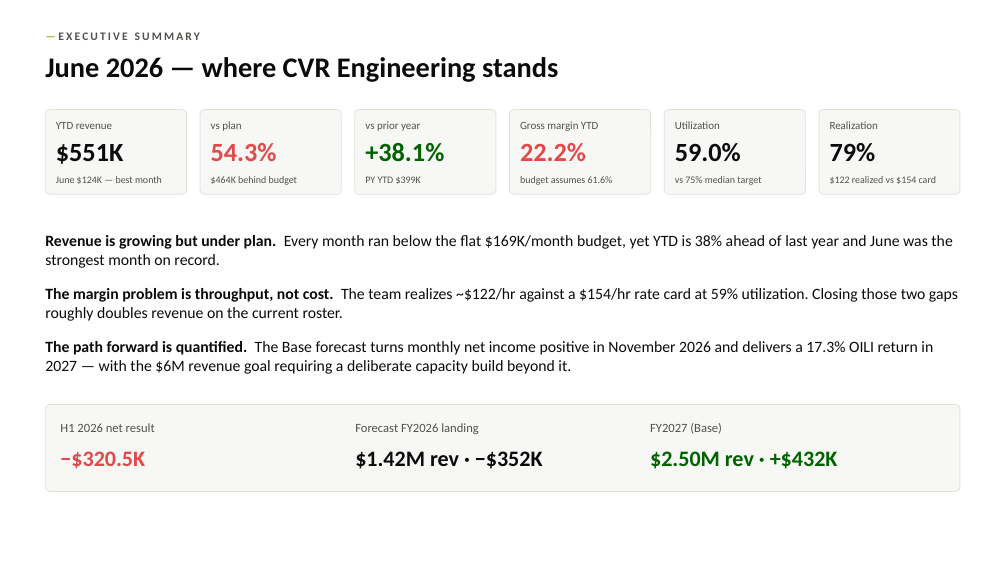
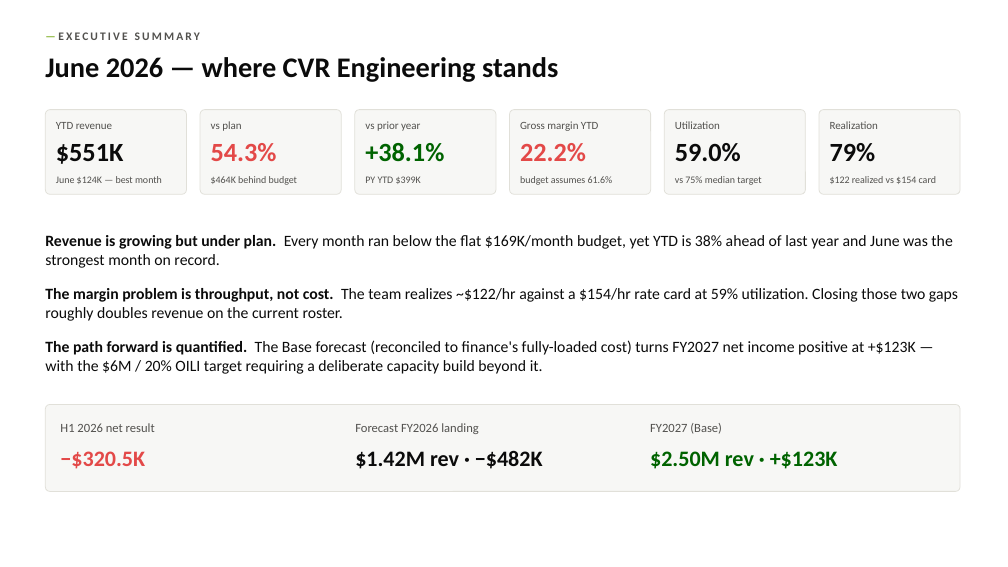
Before and after one commit to codlingjim-debug/CVR---Financial, a slide deck: slide 3 of reports/CVR_Deck_Jun2026.pptx. Drawn at 1008x567 pixels with LibreOffice and Linux fonts; fonts in the diff are those of the drawing. Boxes give left, top, right and bottom in pixels: in the first picture for what was removed or moved away, otherwise in the second. Text is boxed around its words. In the diff, an @@ line names an element or a change of style, - is before the commit and + after.

```diff
--- a/reports/CVR_Deck_Jun2026.pptx
+++ b/reports/CVR_Deck_Jun2026.pptx
@@ text at [45,340,916,374]: text changed @@
-The path forward is quantified. The Base forecast turns monthly net income positive in November 2026 and delivers a 17.3% OILI return in 2027 — with the $6M revenue goal requiring a deliberate capacity build beyond it.
+The path forward is quantified. The Base forecast (reconciled to finance's fully-loaded cost) turns FY2027 net income positive at +$123K — with the $6M / 20% OILI target requiring a deliberate capacity build beyond it.
@@ text at [355,450,543,469]: text changed @@
-$1.42M rev · −$352K
+$1.42M rev · −$482K
@@ text at [650,451,838,469]: text changed @@
-$2.50M rev · +$432K
+$2.50M rev · +$123K
```
Also in this commit, not shown: 2 other slides changed, 6 other files.
